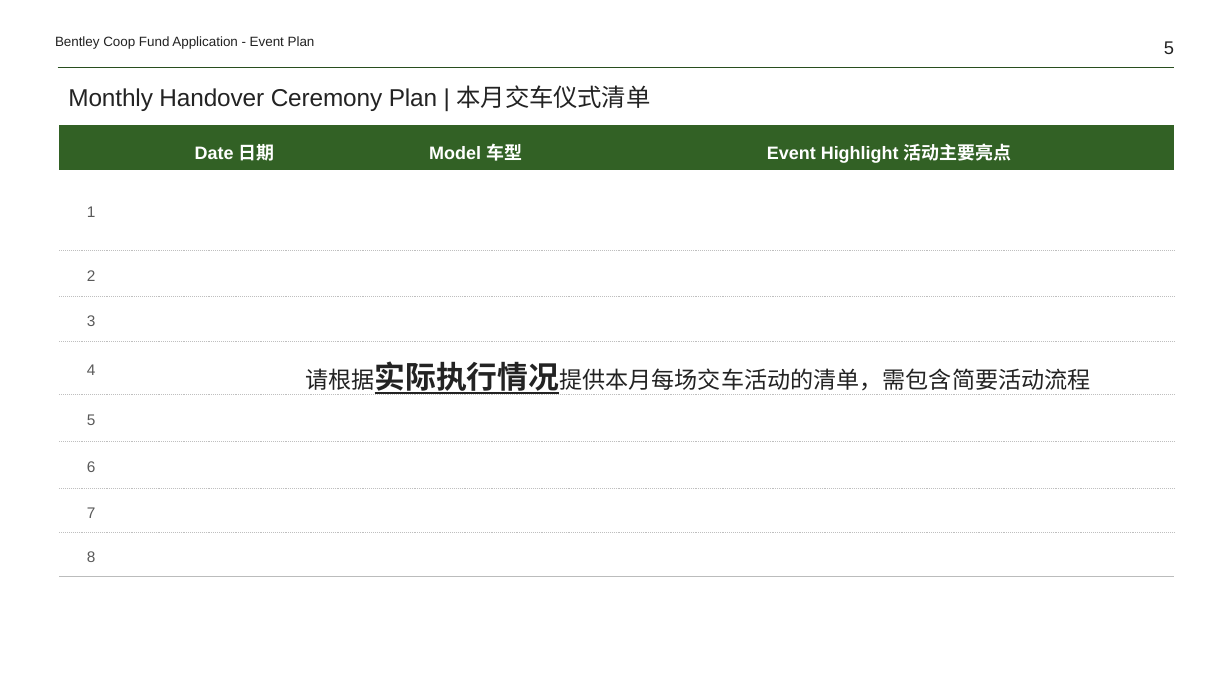
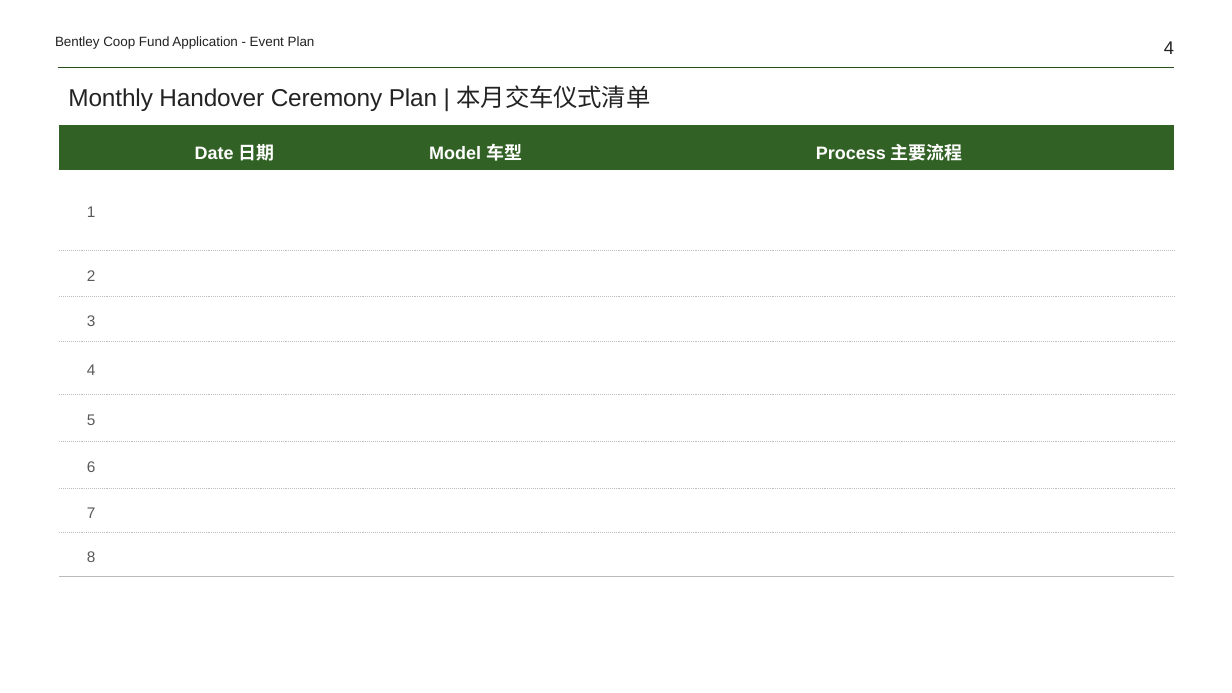
Before and after one commit to Yrtech-Tony/com.yrtech.Bentley.API.Upgrade, a slide deck: slide 4 of com.yrtech.bentleyAPI/com.yrtech.InventoryAPI/template/ReportHandOver.pptx (slide 5 before the commit). Drawn at 1232x693 pixels with LibreOffice and Linux fonts; fonts in the diff are those of the drawing. Boxes give left, top, right and bottom in pixels: in the first picture for what was removed or moved away, otherwise in the second. Text is boxed around its words. In the diff, an @@ line names an element or a change of style, - is before the commit and + after.

```diff
--- a/com.yrtech.bentleyAPI/com.yrtech.InventoryAPI/template/ReportHandOver.pptx
+++ b/com.yrtech.bentleyAPI/com.yrtech.InventoryAPI/template/ReportHandOver.pptx
@@ page number at <box>1164,41,1174,54</box>: text changed @@
-5
+4
@@ table at <box>59,125,1175,581</box> @@
-row 1, column 4: Event Highlight 活动主要亮点
+row 1, column 4: Process 主要流程
@@ text removed at <box>305,361,1090,395</box> @@
-请根据实际执行情况提供本月每场交车活动的清单，需包含简要活动流程
```
Also in this commit, not shown: 3 other slides changed, 1 slide added, 2 slides removed, 12 other files.
